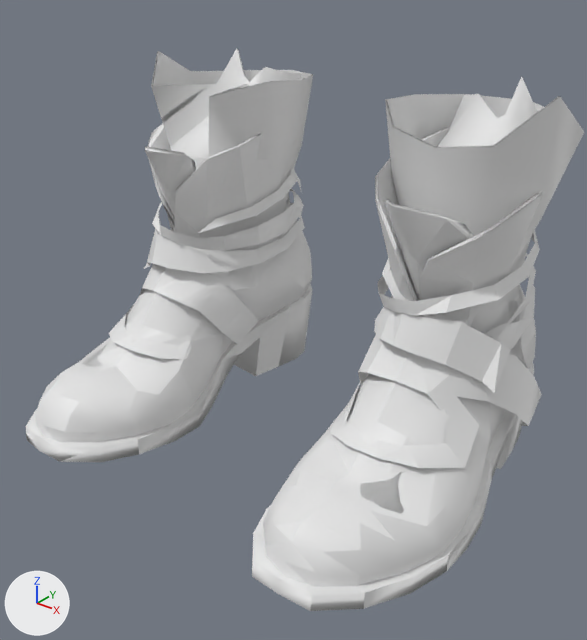
Before and after pictures for a commit that changed the glTF model godot-client/assets/actors/native/equipment/leather_adventurer_boots_08.glb.
The view is the same before and after, from a 50 mm camera at (0.425, -0.524, 0.425) aimed at (0.026, -0.025, 0.116). The axes (+X, +Y, +Z) are drawn at lower left. The lights are the same throughout. The picture after the commit comes second. Materials are left out; every surface is plain grey. Vertices at exactly the same position are counted once.

Objects in the first picture: 'GeneratedBootBacking', 'GeneratedBootBackingWithLegs', 'Strapped Boots'.
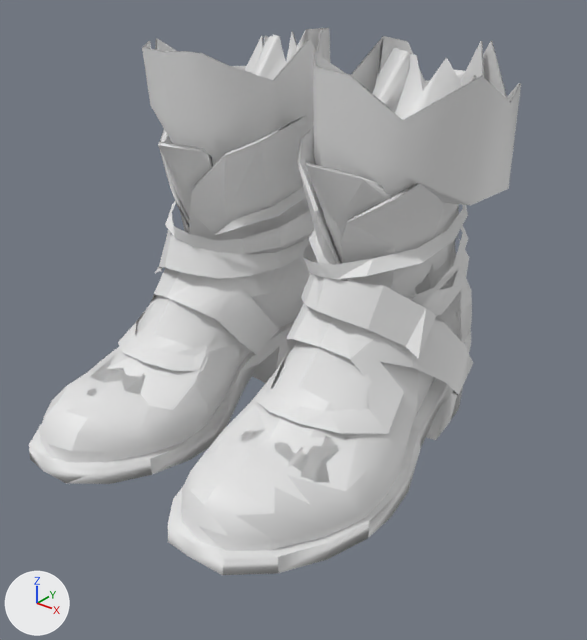
Pixel boxes (x1, y1, x2, y2) of what changed, in the pictures (587 x 640 px; the box of a moved part takes in the faces that stretch with it):
'Strapped Boots', reshaped: before (25, 123, 544, 611); after (29, 70, 473, 575)
'GeneratedBootBacking', reshaped: before (82, 51, 584, 514); after (142, 28, 521, 205)
'GeneratedBootBackingWithLegs', reshaped (mostly hidden): before (170, 49, 542, 355); after (87, 28, 484, 483)
part 1 of me_strapped_boots, moved or reshaped: before (25, 284, 312, 462); after (29, 321, 295, 484)
part 2 of me_strapped_boots, moved or reshaped: before (263, 127, 544, 587); after (181, 80, 473, 551)
part 3 of me_strapped_boots, moved or reshaped: before (35, 123, 312, 442); after (39, 114, 318, 462)
part 4 of me_strapped_boots, moved or reshaped (not visible before): after (454, 70, 465, 81)
part 5 of me_strapped_boots, moved or reshaped: before (252, 362, 534, 611); after (168, 329, 471, 575)
part 6 of me_strapped_boots, moved or reshaped: before (144, 169, 305, 274); after (155, 186, 315, 279)
part 7 of me_strapped_boots, moved or reshaped: before (385, 199, 474, 301); after (305, 160, 392, 264)
part 8 of me_strapped_boots, moved or reshaped: before (145, 146, 196, 219); after (158, 141, 214, 220)

Diff of the bpy script that builds the scene:
```diff
--- a/godot-client/assets/actors/native/equipment/leather_adventurer_boots_08.glb.py
+++ b/godot-client/assets/actors/native/equipment/leather_adventurer_boots_08.glb.py
@@ me_strapped_boots @@
-me_strapped_boots.from_pydata(...)  # 835 vertices, 1293 faces; spans x -0.218..0.218, y -0.188..0.182, z -0.026..0.286
+me_strapped_boots.from_pydata(...)  # 835 vertices, 1293 faces; spans x -0.161..0.165, y -0.22..0.152, z -0.004..0.313
+# me_strapped_boots part 1: the loose piece of 57 vertices spanning x -0.218..-0.072, y -0.187..0.18, z -0.026..0.052 is scaled about its middle by 0.99, then moved by (0.057, -0.034, 0.022)
+# me_strapped_boots part 2: the loose piece of 322 vertices spanning x 0.069..0.215, y -0.182..0.181, z -0.009..0.278 is scaled about its middle by 1.01, then moved by (-0.054, -0.03, 0.026)
+# me_strapped_boots part 3: the loose piece of 232 vertices spanning x -0.217..-0.069, y -0.182..0.182, z -0.008..0.279 is scaled about its middle by 0.99, then moved by (0.057, -0.034, 0.021)
+# me_strapped_boots part 4: the loose piece of 15 vertices spanning x 0.124..0.148, y 0.135..0.175, z 0.18..0.286 is moved by (-0.054, -0.029, 0.027)
+# me_strapped_boots part 5: the loose piece of 57 vertices spanning x 0.071..0.218, y -0.188..0.178, z -0.026..0.052 is scaled about its middle by 1.01, then moved by (-0.054, -0.03, 0.025)
+# me_strapped_boots part 6: the loose piece of 91 vertices spanning x -0.204..-0.075, y -0.029..0.165, z 0.095..0.204 is moved by (0.057, -0.035, 0.02)
+# me_strapped_boots part 7: the loose piece of 23 vertices spanning x 0.106..0.178, y -0.043..0.036, z 0.146..0.246 is moved by (-0.054, -0.03, 0.027)
+# me_strapped_boots part 8: the loose piece of 23 vertices spanning x -0.178..-0.107, y -0.043..0.037, z 0.147..0.247 is moved by (0.057, -0.034, 0.02)
+# other edits to the shape of me_strapped_boots do not show in these pictures
@@ me_generatedbootbacking @@
-me_generatedbootbacking.from_pydata(...)  # 650 vertices, 1284 faces; spans x -0.212..0.212, y -0.16..0.172, z -0.025..0.317
+me_generatedbootbacking.from_pydata(...)  # 1906 vertices, 3832 faces; spans x -0.166..0.169, y -0.194..0.131, z -0.002..0.342
+# me_generatedbootbacking part 9: 650 vertices removed from x -0.212..0.212, y -0.16..0.172, z -0.025..0.317; 1906 vertices added at x -0.166..0.169, y -0.194..0.131, z -0.002..0.342
@@ me_generatedbootbackingwithlegs @@
-me_generatedbootbackingwithlegs.from_pydata(...)  # 650 vertices, 1284 faces; spans x -0.211..0.212, y -0.16..0.152, z -0.025..0.318
+me_generatedbootbackingwithlegs.from_pydata(...)  # 1906 vertices, 3832 faces; spans x -0.152..0.15, y -0.194..0.129, z -0.002..0.342
+# me_generatedbootbackingwithlegs part 10: 650 vertices removed from x -0.211..0.212, y -0.16..0.152, z -0.025..0.318; 1906 vertices added at x -0.152..0.15, y -0.194..0.129, z -0.002..0.342
```
